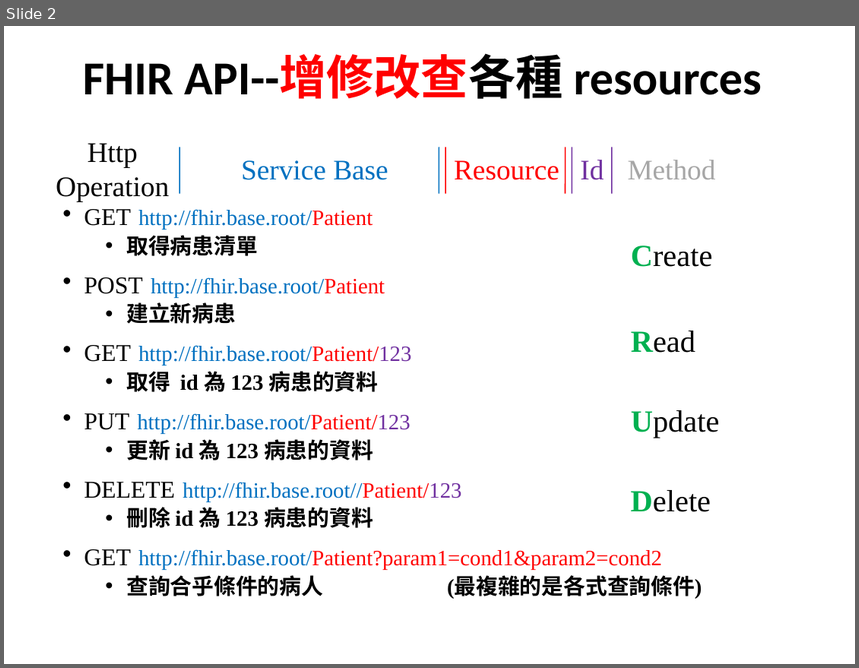
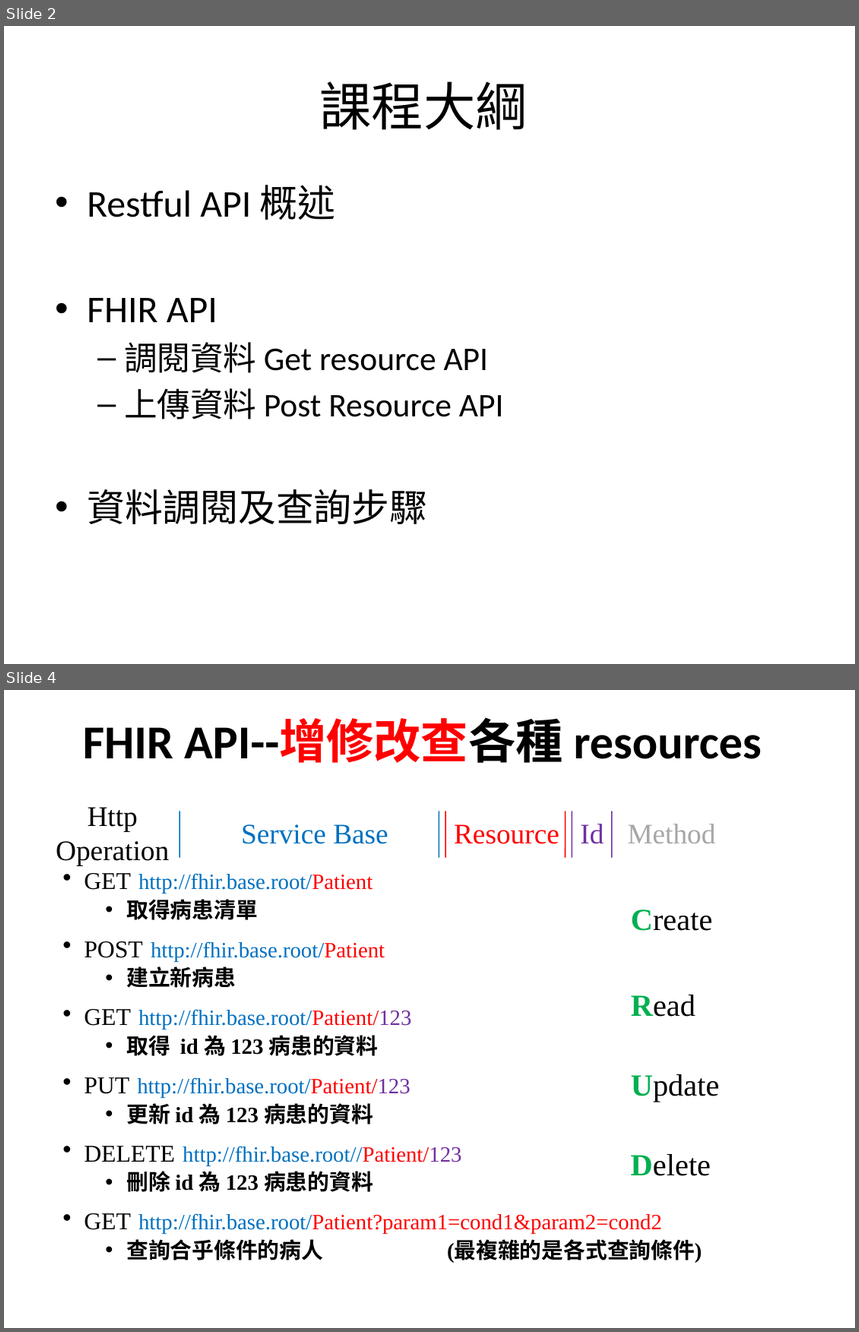
Before and after one commit to mos2718/FHIRspec, a slide deck: Spec/FHIR API.pptx. Shown one above the other, each under a label of ours: slide 2 before the commit, slides 2 and 4 after it; the slides between them are not shown. The pictures are 859x668 and 859x1332 pixels, drawn with LibreOffice and Linux fonts; fonts in the diff are those of the drawing. Boxes give left, top, right and bottom in pixels: in the first picture for what was removed or moved away, otherwise in the second. Text is boxed around its words. In the diff, an @@ line names an element or a change of style, - is before the commit and + after.

```diff
--- a/Spec/FHIR API.pptx
+++ b/Spec/FHIR API.pptx
@@ slide 2 added at box(4, 26, 855, 664), background #FFFFFF @@
@@ title added at box(319, 81, 528, 130), 44 pt, text #000000 @@
+課程大綱
@@ text added at box(87, 185, 504, 525), 28 pt, text #000000 @@
+• Restful API 概述
+• FHIR API
+  – 調閱資料 Get resource API
+  – 上傳資料 Post Resource API
+• 資料調閱及查詢步驟
@@ what was slide 2 is now slide 4 @@
```
Also in this commit, not shown: 1 other slide added, 5 other files.
